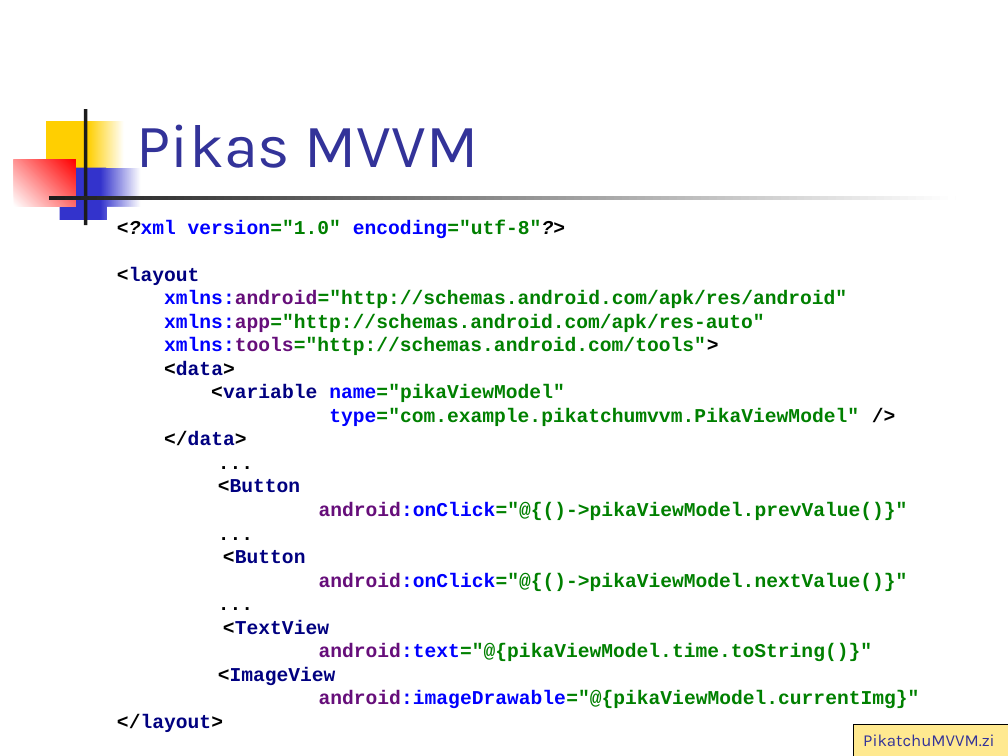
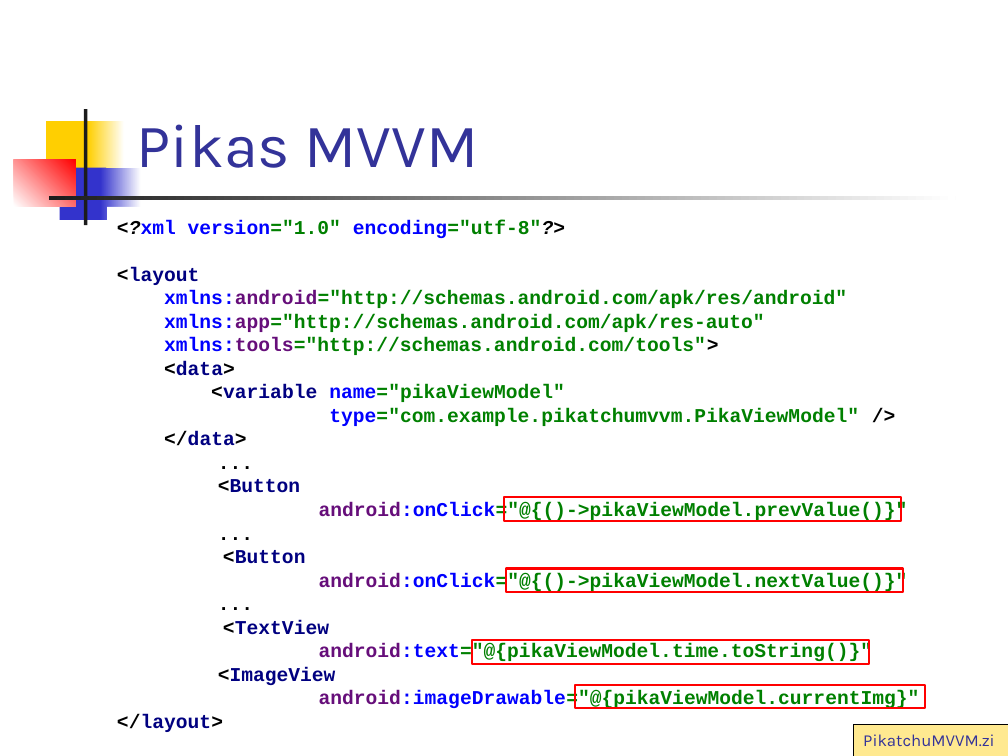
Before and after one commit to vmandro/Prednasky, a slide deck: slide 32 of 07/07_Android.ppt. Drawn at 1008x756 pixels with LibreOffice and Linux fonts; fonts in the diff are those of the drawing. Boxes give left, top, right and bottom in pixels: in the first picture for what was removed or moved away, otherwise in the second. Text is boxed around its words. In the diff, an @@ line names an element or a change of style, - is before the commit and + after.

```diff
--- a/07/07_Android.ppt
+++ b/07/07_Android.ppt
@@ rectangle added at [504, 497, 901, 521], outline #FF0000 1.5 pt @@
@@ rectangle added at [506, 569, 903, 593], outline #FF0000 1.5 pt @@
@@ rectangle added at [473, 640, 870, 664], outline #FF0000 1.5 pt @@
@@ rectangle added at [575, 684, 924, 709], outline #FF0000 1.5 pt @@
```
Also in this commit, not shown: 20 other slides changed, 1 other file.
